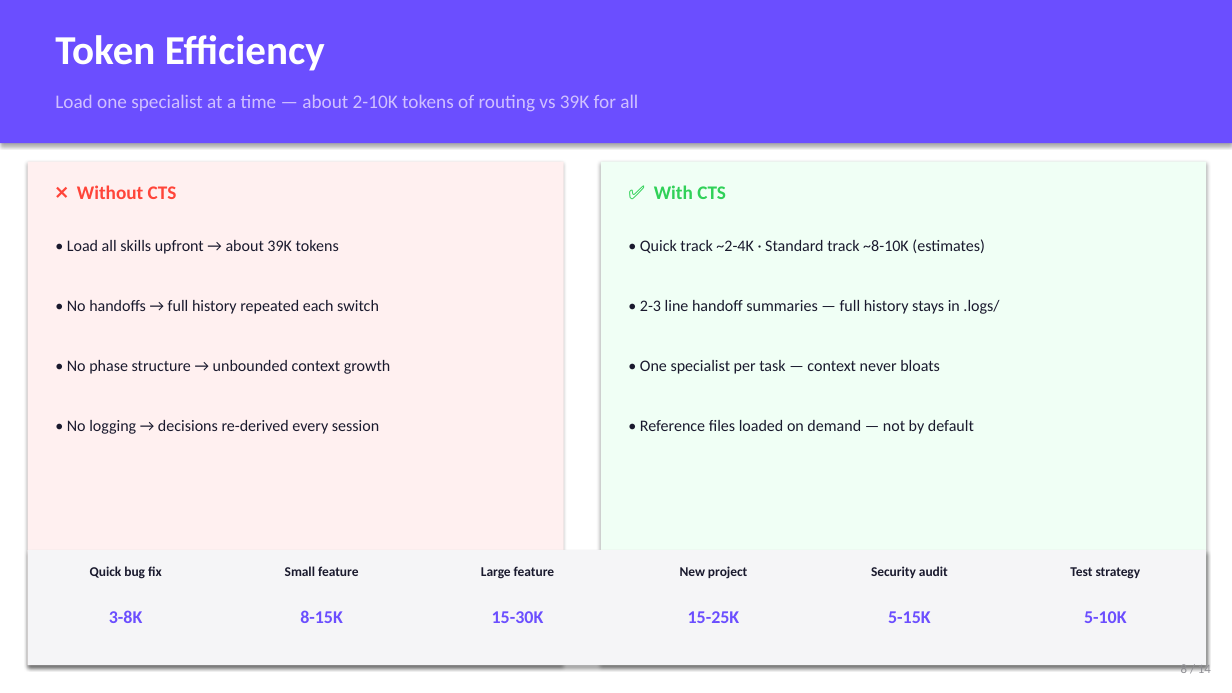
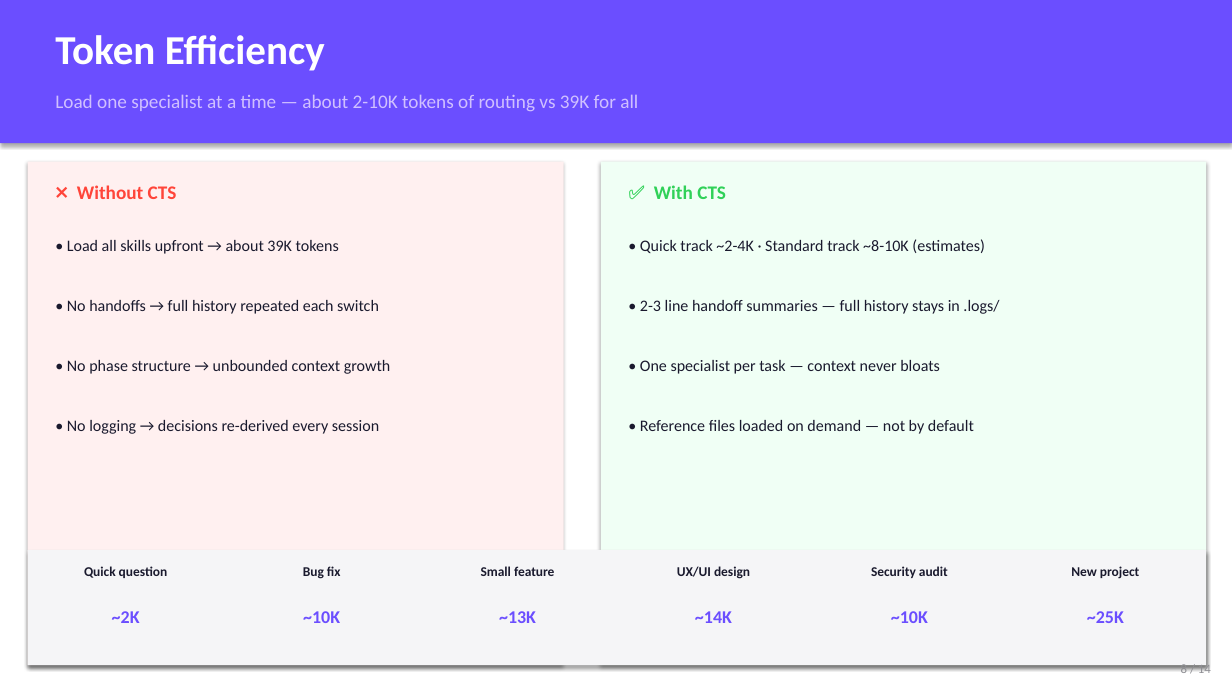
Before and after one commit to rhorba/CTS, a slide deck: slide 8 of claude-team-skills-pitch.pptx. Drawn at 1232x693 pixels with LibreOffice and Linux fonts; fonts in the diff are those of the drawing. Boxes give left, top, right and bottom in pixels: in the first picture for what was removed or moved away, otherwise in the second. Text is boxed around its words. In the diff, an @@ line names an element or a change of style, - is before the commit and + after.

```diff
--- a/claude-team-skills-pitch.pptx
+++ b/claude-team-skills-pitch.pptx
@@ text at (84,566,168,578): text changed @@
-Quick bug fix
+Quick question
@@ text at (303,566,341,579): text changed @@
-Small feature
+Bug fix
@@ text at (481,566,554,576): text changed @@
-Large feature
+Small feature
@@ text at (677,566,750,579): text changed @@
-New project
+UX/UI design
@@ text at (1071,566,1139,579): text changed @@
-Test strategy
+New project
@@ text at (112,611,140,623): text changed @@
-3-8K
+~2K
@@ text at (303,611,340,623): text changed @@
-8-15K
+~10K
@@ text at (499,611,536,623): text changed @@
-15-30K
+~13K
@@ text at (695,611,732,623): text changed @@
-15-25K
+~14K
@@ text at (891,611,928,623): text changed @@
-5-15K
+~10K
@@ text at (1087,611,1124,623): text changed @@
-5-10K
+~25K
```
Also in this commit, not shown: 4 other files.
